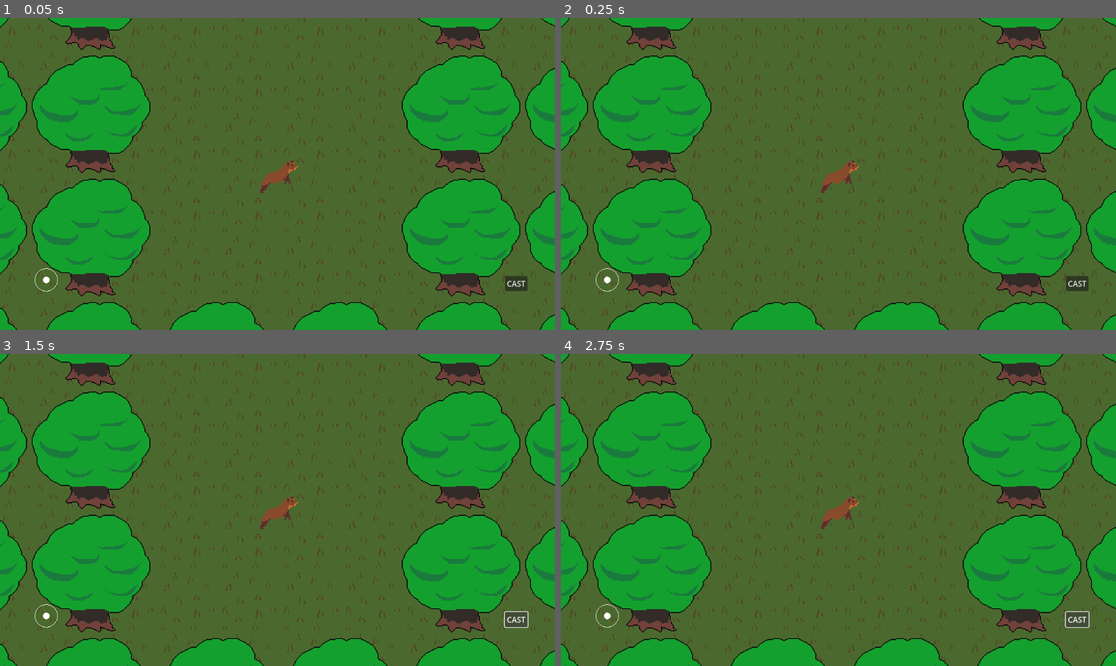
Above: before the commit, frames 1-4 (two rows, left to right).
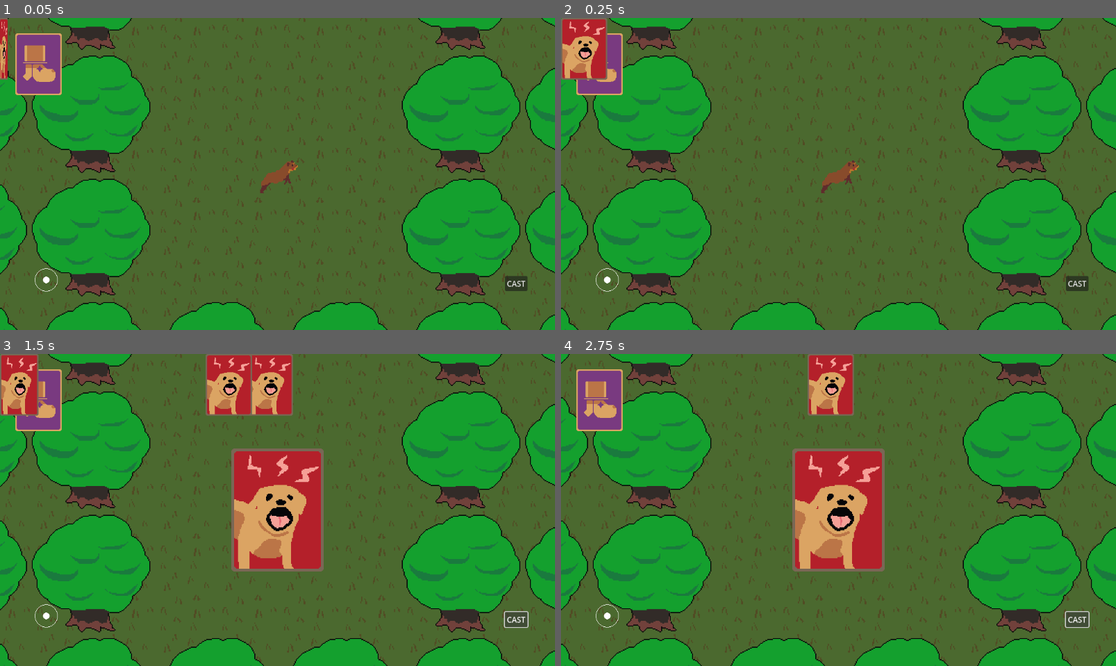
Above: after the commit, the same moments.

Repository: YewChian/reshuffle
Game: Godot game, scene res://Levels/Tutorial.tscn
Same seed, same stepped clock (60 frames per second), same inputs: the game is played once before the commit and once after it. The project has no main scene, so this scene is started directly.
Inputs:
- Up to frame 1 (0.05 s): no input
- Up to frame 2 (0.25 s): no input
- Up to frame 3 (1.5 s): click "CAST" at 0.5 s; click "CAST" at 1.25 s
- Up to frame 4 (2.75 s): click "CAST" at 2 s

The runs differ from the first frame. In frame 1, 1.9% of the frame differs, in the area x 0-12%, y 0-25%; in frame 2, 2.5%; in frame 3, 12%, in the area x 0-59%, y 0-70%; in frame 4, 9.9%.
Error before the commit: Parse Error: Expected closing "}" after dictionary elements. (res://Singletons/CardData.gd:7)
Error after the commit: Invalid access of index '0' on a base object of type: 'Array'. (res://Visors/Visor.gd:41)

Commit message:
added card unflipping

Diff:
--- a/Levels/Level.tscn
+++ b/Levels/Level.tscn
@@ -1,19 +1,20 @@
-[gd_scene load_steps=6 format=3 uid="uid://bms6247od4iep"]
+[gd_scene load_steps=7 format=3 uid="uid://bms6247od4iep"]
 
 [ext_resource type="Script" path="res://UI/Joystick.gd" id="1_icrtb"]
 [ext_resource type="Texture2D" uid="uid://bidhxucp2kd66" path="res://Assets/UI/joyring.png" id="1_x5krf"]
 [ext_resource type="Texture2D" uid="uid://crugo3cah3is5" path="res://Assets/UI/joyknob.png" id="2_30k8g"]
 [ext_resource type="Script" path="res://UI/CastButton.gd" id="4_ct5o3"]
 [ext_resource type="Texture2D" uid="uid://d4c51k2yh1kds" path="res://Assets/Structures/BoundaryTree.png" id="4_fbnec"]
+[ext_resource type="Texture2D" uid="uid://diucwddj1k65n" path="res://Assets/Cards/CardBack.png" id="5_vx6tb"]
 
 [node name="Level" type="Node2D"]
 
 [node name="Ground" type="TileMap" parent="."]
-cell_quadrant_size = 64
+rendering_quadrant_size = 64
 format = 2
 
 [node name="Structures" type="TileMap" parent="."]
-cell_quadrant_size = 64
+rendering_quadrant_size = 64
 format = 2
 
 [node name="CanvasLayer" type="CanvasLayer" parent="."]
@@ -74,9 +75,19 @@
 text = "CAST"
 script = ExtResource("4_ct5o3")
 
-[node name="TopCard" type="TextureRect" parent="CanvasLayer"]
+[node name="DeckMContainer" type="MarginContainer" parent="CanvasLayer"]
 offset_right = 40.0
 offset_bottom = 40.0
+theme_override_constants/margin_left = 32
+theme_override_constants/margin_top = 32
+
+[node name="Deck" type="TextureRect" parent="CanvasLayer/DeckMContainer"]
+layout_mode = 2
+texture = ExtResource("5_vx6tb")
+
+[node name="CardDisplays" type="Control" parent="CanvasLayer"]
+layout_mode = 3
+anchors_preset = 0
 
 [node name="Marker" type="Sprite2D" parent="."]
 visible = false
--- a/Singletons/CardData.gd
+++ b/Singletons/CardData.gd
@@ -4,4 +4,5 @@
 	"bark" : {
 	"scene" : "res://Cards/BarkCard.tscn",
 	"image" : "res://Assets/Cards/Bark.png"
+	}
 }
--- /dev/null
+++ b/UI/CardDisplay.tscn
@@ -0,0 +1,74 @@
+[gd_scene load_steps=5 format=3 uid="uid://px68dd7myfe7"]
+
+[sub_resource type="Animation" id="Animation_wnml6"]
+resource_name = "unflip"
+length = 0.20001
+tracks/0/type = "value"
+tracks/0/imported = false
+tracks/0/enabled = true
+tracks/0/path = NodePath(".:scale")
+tracks/0/interp = 1
+tracks/0/loop_wrap = true
+tracks/0/keys = {
+"times": PackedFloat32Array(0, 0.2),
+"transitions": PackedFloat32Array(1, 1),
+"update": 0,
+"values": [Vector2(0, 1), Vector2(1, 1)]
+}
+
+[sub_resource type="Animation" id="Animation_3ujuc"]
+length = 0.001
+tracks/0/type = "value"
+tracks/0/imported = false
+tracks/0/enabled = true
+tracks/0/path = NodePath(".:scale")
+tracks/0/interp = 1
+tracks/0/loop_wrap = true
+tracks/0/keys = {
+"times": PackedFloat32Array(0),
+"transitions": PackedFloat32Array(1),
+"update": 0,
+"values": [Vector2(1, 1)]
+}
+tracks/1/type = "value"
+tracks/1/imported = false
+tracks/1/enabled = true
+tracks/1/path = NodePath(".:position")
+tracks/1/interp = 1
+tracks/1/loop_wrap = true
+tracks/1/keys = {
+"times": PackedFloat32Array(0),
+"transitions": PackedFloat32Array(1),
+"update": 0,
+"values": [Vector2(0, 0)]
+}
+
+[sub_resource type="Animation" id="Animation_yr0j6"]
+resource_name = "cast"
+length = 0.20001
+tracks/0/type = "value"
+tracks/0/imported = false
+tracks/0/enabled = true
+tracks/0/path = NodePath(".:position")
+tracks/0/interp = 1
+tracks/0/loop_wrap = true
+tracks/0/keys = {
+"times": PackedFloat32Array(0, 0.2),
+"transitions": PackedFloat32Array(1, 1),
+"update": 0,
+"values": [Vector2(0, 0), Vector2(512, 0)]
+}
+
+[sub_resource type="AnimationLibrary" id="AnimationLibrary_qcx64"]
+_data = {
+"RESET": SubResource("Animation_3ujuc"),
+"cast": SubResource("Animation_yr0j6"),
+"unflip": SubResource("Animation_wnml6")
+}
+
+[node name="CardDisplay" type="TextureRect"]
+
+[node name="AnimationPlayer" type="AnimationPlayer" parent="."]
+libraries = {
+"": SubResource("AnimationLibrary_qcx64")
+}
--- a/UI/CastButton.gd
+++ b/UI/CastButton.gd
@@ -1,4 +1,4 @@
 extends Button
 
 func _on_pressed():
-	get_tree().current_scene.get_node("Jimmy").cast_top_card()
+	get_tree().current_scene.get_node("Jimmy").cast_top_card("Jimmy")
--- a/Visors/Jimmy.gd
+++ b/Visors/Jimmy.gd
@@ -31,4 +31,6 @@
 
 func initialize_deck():
 	deck.append("bark")
-	get_tree().current_scene.get_node("CanvasLayer2D/TopCard").texture = CardData.card_dict[deck[0]]
+	deck.append("bark")
+	deck.append("bark")
+	reveal_top_card("Jimmy")
--- a/Visors/Visor.gd
+++ b/Visors/Visor.gd
@@ -4,6 +4,8 @@
 var move_direction
 var last_direction
 var deck = []
+var top_card_display
+var played_card_display
 
 enum {
 	Move,
@@ -23,8 +25,26 @@
 
 
 #cast function: casts card at top of deck
-func cast_top_card():
+func cast_top_card(visor_type):
 	var top_card = deck.pop_front()
-	var new_card = load(CardData.card_dict[top_card]).instantiate()
+	var new_card = load(CardData.card_dict[top_card]["scene"]).instantiate()
 	add_child(new_card)
 	new_card.cast()
+
+	top_card_display.get_node("AnimationPlayer").play("cast")
+	played_card_display = top_card_display
+	reveal_top_card(visor_type)
+
+func reveal_top_card(visor_type):
+	match visor_type:
+		"Jimmy":
+			var top_card_name = CardData.card_dict[deck[0]]
+			var new_card_display = load("res://UI/CardDisplay.tscn").instantiate()
+			get_tree().current_scene.get_node("CanvasLayer/CardDisplays").add_child(new_card_display)
+			new_card_display.texture = load(top_card_name["image"])
+			new_card_display.get_node("AnimationPlayer").play("unflip")
+
+			top_card_display = new_card_display
+
+		"not_Jimmy":
+			pass
--- a/project.godot
+++ b/project.godot
@@ -11,7 +11,7 @@
 [application]
 
 config/name="reshuffle"
-config/features=PackedStringArray("4.1", "GL Compatibility")
+config/features=PackedStringArray("4.2", "GL Compatibility")
 
 [autoload]
 
Binary file changed: Assets/Cards/Bark.png
Binary file added: Assets/Cards/BronzeBorder.png
Not shown, added: Assets/Cards/BronzeBorder.png.import
Binary file added: Assets/Cards/CardBack.png
Not shown, added: Assets/Cards/CardBack.png.import
